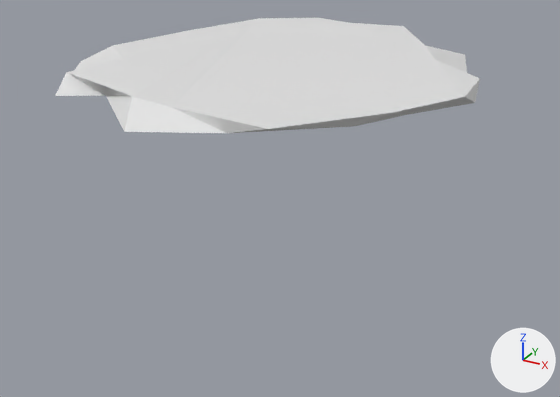
What one commit did to the Blender file Assets/Models/Salad.blend.
Rendered twice from a 50 mm lens placed at (2.8, -5.08, 2.84), pointed at (0.08, -0.14, 0.37). Arrows for +X, +Y and +Z are at lower right; the lights stay in place.

Script lines for the objects in view, before the commit:
```python
me_cylinder_005 = bpy.data.meshes.new('Cylinder.005')
me_cylinder_005.from_pydata(...)  # 32 vertices, 18 faces; spans x -0.119..0.108, y -0.116..0.111, z -0.069..0.069
me_cylinder_005.materials.append(mat_material)  # its picture is missing
ob_cylinder_002 = bpy.data.objects.new('Cylinder.002', me_cylinder_005)
ob_cylinder_002.location = (0.0, 0.0, 1.399)
ob_cylinder_002.scale = (14.2, 14.2, 1.18)
```
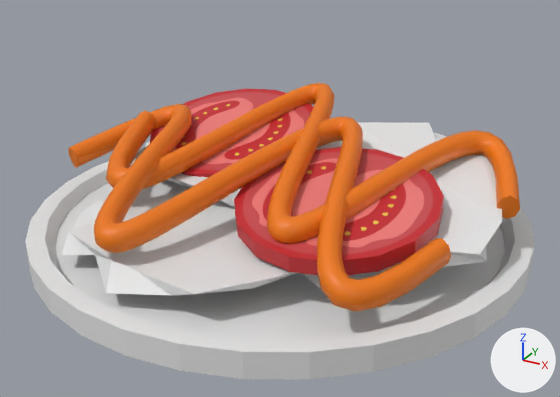
Boxes [x1, y1, x2, y2] around the edits, measured in the pictures (560 x 397 px):
'Cylinder.002', moved, rescaled: before [55, 18, 480, 133]; after [62, 180, 298, 295]
'Plate', added: after [25, 160, 535, 380]
'NurbsPath', added (orange): after [68, 104, 451, 312]
'NurbsPath.001', added (orange): after [106, 83, 520, 244]
'Cylinder.001', added (red): after [234, 147, 444, 275]
'Cylinder.004', added: after [231, 122, 502, 288]
'Cylinder', added (red): after [150, 88, 313, 177]
'Cylinder.003', added: after [134, 141, 241, 206]

What changed in the scene script:
```text
Add cu_nurbspath_001:
    cu_nurbspath_001 = bpy.data.curves.new('NurbsPath.001', 'CURVE')
    cu_nurbspath_001.dimensions = '3D'
    _sp = cu_nurbspath_001.splines.new('NURBS'); _sp.points.add(8)
    _sp.points.foreach_set('co', [-2.0, 0.0, 0.107, 1.0, -1.417, 1.638, 0.394, 1.0, -1.0, 0.0, 0.113, 1.0, -0.506, -1.807, -0.176, 1.0, 0.0, 0.0, 0.0, 1.0, 0.517, 2.035, 0.46, 1.0, 1.0, -0.00386, 0.0425, 1.0, 1.551, -1.366, 0.0, 1.0, 2.0, 0.0, 0.253, 1.0])
    _sp.order_u = 5
    _sp.order_v = 0
    _sp.resolution_u = 8
    _sp.use_endpoint_u = True
    cu_nurbspath_001.materials.append(mat_dressing)  # orange #f07900
    cu_nurbspath_001.use_path = True
    cu_nurbspath_001.bevel_mode = 'OBJECT'
    cu_nurbspath_001.resolution_u = 8
    cu_nurbspath_001.fill_mode = 'FULL'
    cu_nurbspath_001.use_fill_caps = True
    cu_nurbspath_001.bevel_object = ob_beziercircle
Add cu_beziercircle:
    cu_beziercircle = bpy.data.curves.new('BezierCircle', 'CURVE')
    cu_beziercircle.dimensions = '3D'
    _sp = cu_beziercircle.splines.new('BEZIER'); _sp.bezier_points.add(3)
    _sp.bezier_points.foreach_set('co', [-1.0, 0.0, 0.0, 0.0, 1.0, 0.0, 1.0, 0.0, 0.0, 0.0, -1.0, 0.0])
    _sp.bezier_points.foreach_set('handle_left', [-1.0, -0.552, 0.0, -0.552, 1.0, 0.0, 1.0, 0.552, 0.0, 0.552, -1.0, 0.0])
    _sp.bezier_points.foreach_set('handle_right', [-1.0, 0.552, 0.0, 0.552, 1.0, 0.0, 1.0, -0.552, 0.0, -0.552, -1.0, 0.0])
    for _p, _l, _r in zip(_sp.bezier_points, ['AUTO', 'AUTO', 'AUTO', 'AUTO'], ['AUTO', 'AUTO', 'AUTO', 'AUTO']): _p.handle_left_type = _l; _p.handle_right_type = _r
    _sp.order_u = 0
    _sp.order_v = 0
    _sp.resolution_u = 2
    _sp.use_cyclic_u = True
    cu_beziercircle.use_path = True
    cu_beziercircle.resolution_u = 2
    cu_beziercircle.fill_mode = 'FULL'
Add cu_nurbspath:
    cu_nurbspath = bpy.data.curves.new('NurbsPath', 'CURVE')
    cu_nurbspath.dimensions = '3D'
    _sp = cu_nurbspath.splines.new('NURBS'); _sp.points.add(8)
    _sp.points.foreach_set('co', [-2.0, 0.0, -0.275, 1.0, -1.417, 1.638, 0.0, 1.0, -1.0, 0.0, -0.0582, 1.0, -0.506, -1.807, -0.532, 1.0, 0.0, 0.0, -0.0582, 1.0, 0.517, 2.035, 0.0, 1.0, 1.0, 0.0, 0.0, 1.0, 1.551, -1.366, -0.549, 1.0, 2.0, 0.0, -0.354, 1.0])
    _sp.order_u = 5
    _sp.order_v = 0
    _sp.resolution_u = 8
    _sp.use_endpoint_u = True
    cu_nurbspath.materials.append(mat_dressing)  # orange #f07900
    cu_nurbspath.use_path = True
    cu_nurbspath.bevel_mode = 'OBJECT'
    cu_nurbspath.resolution_u = 8
    cu_nurbspath.fill_mode = 'FULL'
    cu_nurbspath.use_fill_caps = True
    cu_nurbspath.bevel_object = ob_beziercircle
Change ob_cylinder_002:
    ob_cylinder_002.location: (0.0, 0.0, 1.399) -> (-0.24, -0.585, 0.275)
    ob_cylinder_002.scale: (14.2, 14.2, 1.18) -> (9.94, 9.94, 1.18)
Add ob_cylinder_004:
    ob_cylinder_004 = bpy.data.objects.new('Cylinder.004', me_cylinder_005.copy())  # the mesh of ob_cylinder_002
    ob_cylinder_004.location = (0.75, 0.127, 0.486)
    ob_cylinder_004.rotation_euler = (-0.138, 0.133, -2.379)  # degrees (-7.9, 7.6, -136)
    ob_cylinder_004.scale = (9.94, 9.94, 1.18)
Add ob_cylinder_003:
    ob_cylinder_003 = bpy.data.objects.new('Cylinder.003', me_cylinder_005.copy())  # the mesh of ob_cylinder_002
    ob_cylinder_003.location = (-0.489, 0.566, 0.446)
    ob_cylinder_003.rotation_euler = (0.0, 0.0, -1.285)  # degrees (0, 0, -74)
    ob_cylinder_003.scale = (9.94, 9.94, 1.18)
Add ob_cylinder_001:
    ob_cylinder_001 = bpy.data.objects.new('Cylinder.001', me_cylinder_004)  # a 16-sided cylinder along z spanning x -0.1..0.1, y -0.1..0.1, z -0.05..0.05; in mat_material_001 (picture img_tomatentextur_png_001)
    ob_cylinder_001.location = (0.692, -0.399, 0.545)
    ob_cylinder_001.rotation_euler = (0.176, 0.0, 0.0)  # degrees (10, 0, 0)
    ob_cylinder_001.scale = (7.5, 7.5, 1.25)
Add ob_cylinder:
    ob_cylinder = bpy.data.objects.new('Cylinder', me_cylinder_004.copy())
    ob_cylinder.location = (-0.656, 0.382, 0.628)
    ob_cylinder.rotation_euler = (0.214, 0.0, 0.0)  # degrees (12, 0, 0)
    ob_cylinder.scale = (7.5, 7.5, 1.25)
Add ob_plate:
    ob_plate = bpy.data.objects.new('Plate', me_cube_001)  # 192 vertices, 162 faces; spans x -1.0..1.0, y -1.0..1.0, z -0.06..0.04; in mat_material (its picture is missing)
    ob_plate.location = (0.0, 0.0, 0.11)
    ob_plate.scale = (2.0, 2.0, 2.0)
Add ob_nurbspath_001:
    ob_nurbspath_001 = bpy.data.objects.new('NurbsPath.001', cu_nurbspath_001)
    ob_nurbspath_001.location = (0.189, 0.12, 0.813)
    ob_nurbspath_001.rotation_euler = (3.142, 0.0, 0.0)  # degrees (180, 0, 0)
    ob_nurbspath_001.scale = (0.8, 1.0, 1.0)
Add ob_beziercircle:
    ob_beziercircle = bpy.data.objects.new('BezierCircle', cu_beziercircle)
    ob_beziercircle.location = (2.381, -3.928, 2.272)
    ob_beziercircle.scale = (0.1, 0.1, 0.1)
Add ob_nurbspath:
    ob_nurbspath = bpy.data.objects.new('NurbsPath', cu_nurbspath)
    ob_nurbspath.location = (-0.071, -0.563, 0.813)
    ob_nurbspath.scale = (0.8, 1.0, 1.0)
```
